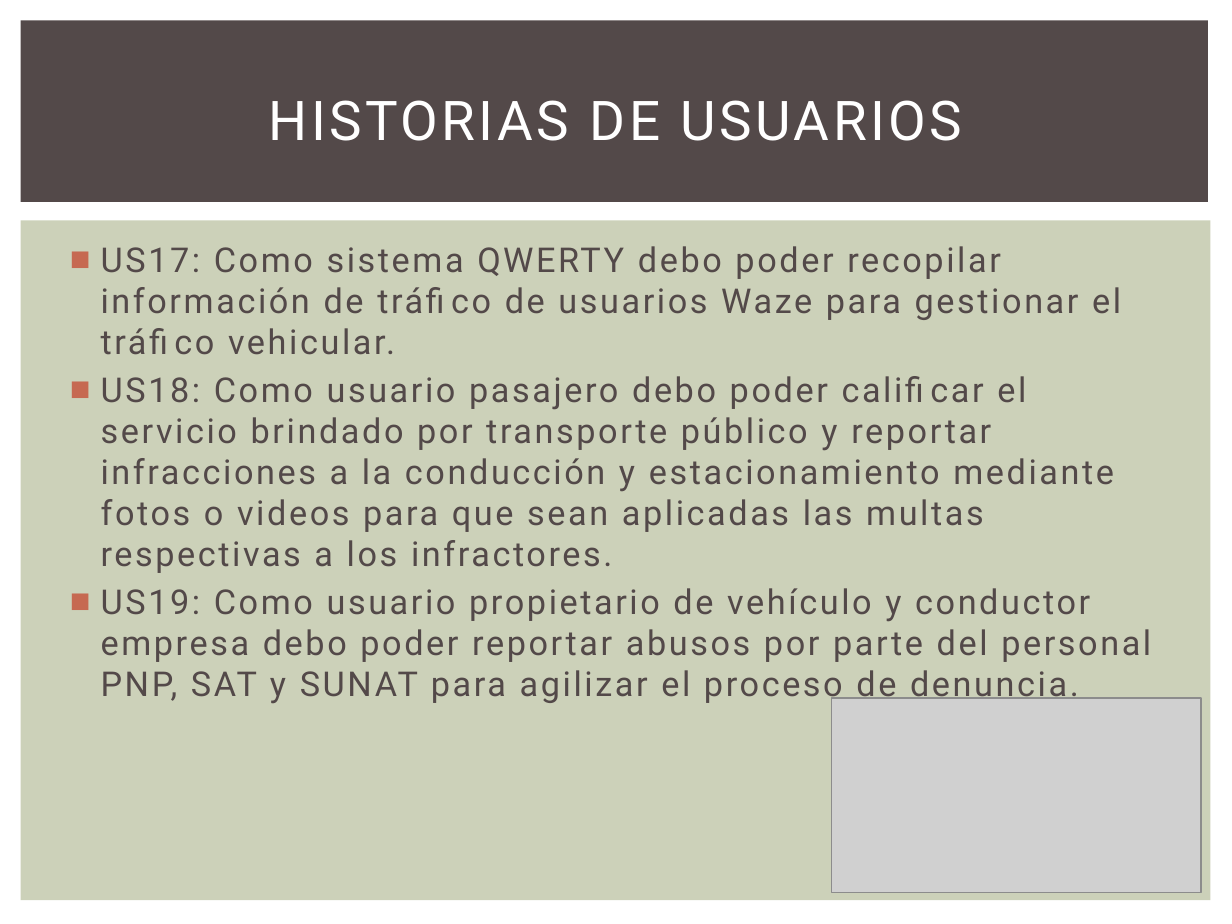
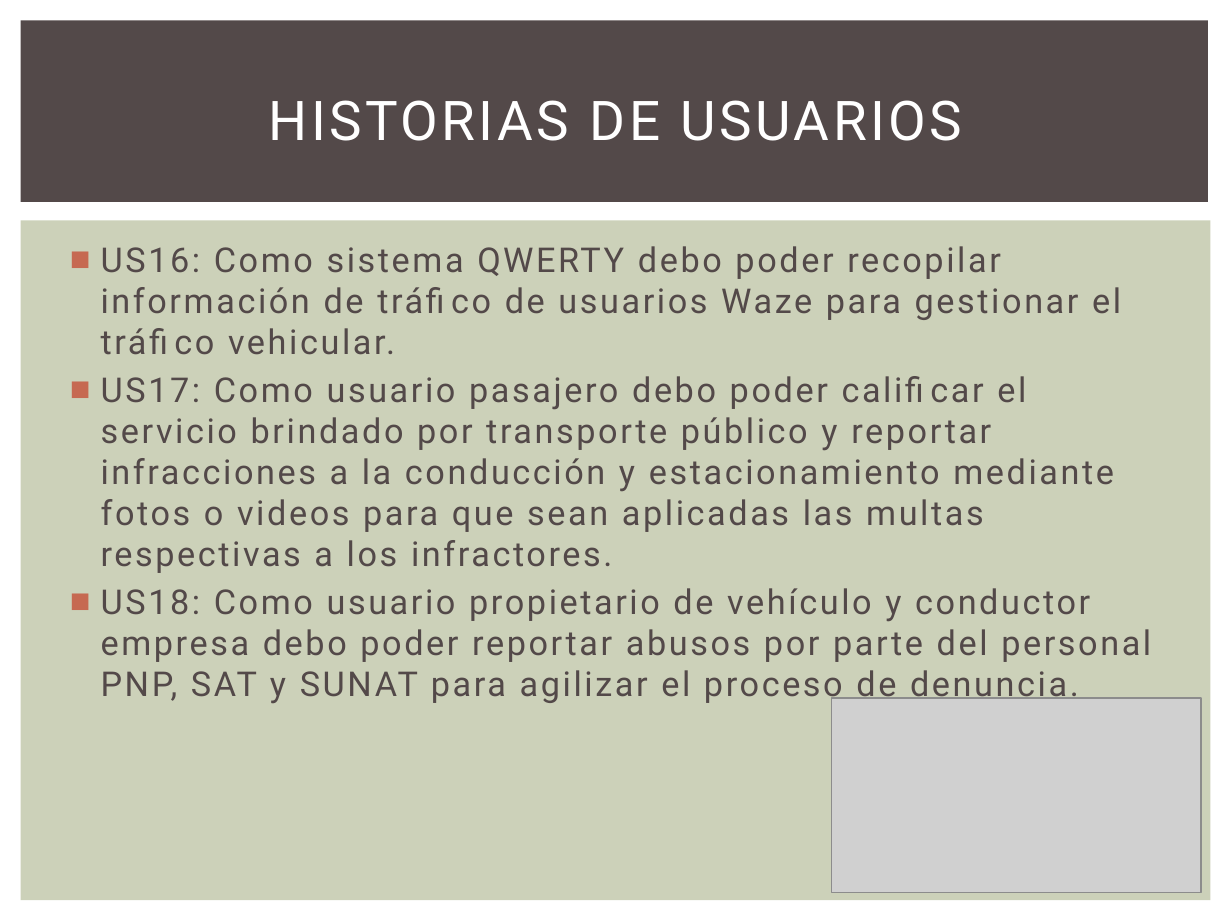
Before and after one commit to GesekCore/Arquitectura-de-Software-2015-01, a slide deck: slide 6 of Ptts.pptx. Drawn at 1232x924 pixels with LibreOffice and Linux fonts; fonts in the diff are those of the drawing; grey boxes stand for pictures. Boxes give left, top, right and bottom in pixels: in the first picture for what was removed or moved away, otherwise in the second. Text is boxed around its words. In the diff, an @@ line names an element or a change of style, - is before the commit and + after.

```diff
--- a/Ptts.pptx
+++ b/Ptts.pptx
@@ text at [101, 246, 1151, 705]: text changed @@
-■ US17: Como sistema QWERTY debo poder recopilar información de tráfico de usuarios Waze para gestionar el tráfico vehicular.
-■ US18: Como usuario pasajero debo poder calificar el servicio brindado por transporte público y reportar infracciones a la conducción y estacionamiento mediante fotos o videos para que sean aplicadas las multas respectivas a los infractores.
-■ US19: Como usuario propietario de vehículo y conductor empresa debo poder reportar abusos por parte del personal PNP, SAT y SUNAT para agilizar el proceso de denuncia.
+■ US16: Como sistema QWERTY debo poder recopilar información de tráfico de usuarios Waze para gestionar el tráfico vehicular.
+■ US17: Como usuario pasajero debo poder calificar el servicio brindado por transporte público y reportar infracciones a la conducción y estacionamiento mediante fotos o videos para que sean aplicadas las multas respectivas a los infractores.
+■ US18: Como usuario propietario de vehículo y conductor empresa debo poder reportar abusos por parte del personal PNP, SAT y SUNAT para agilizar el proceso de denuncia.
```
Also in this commit, not shown: 5 other slides changed, 2 other files.
